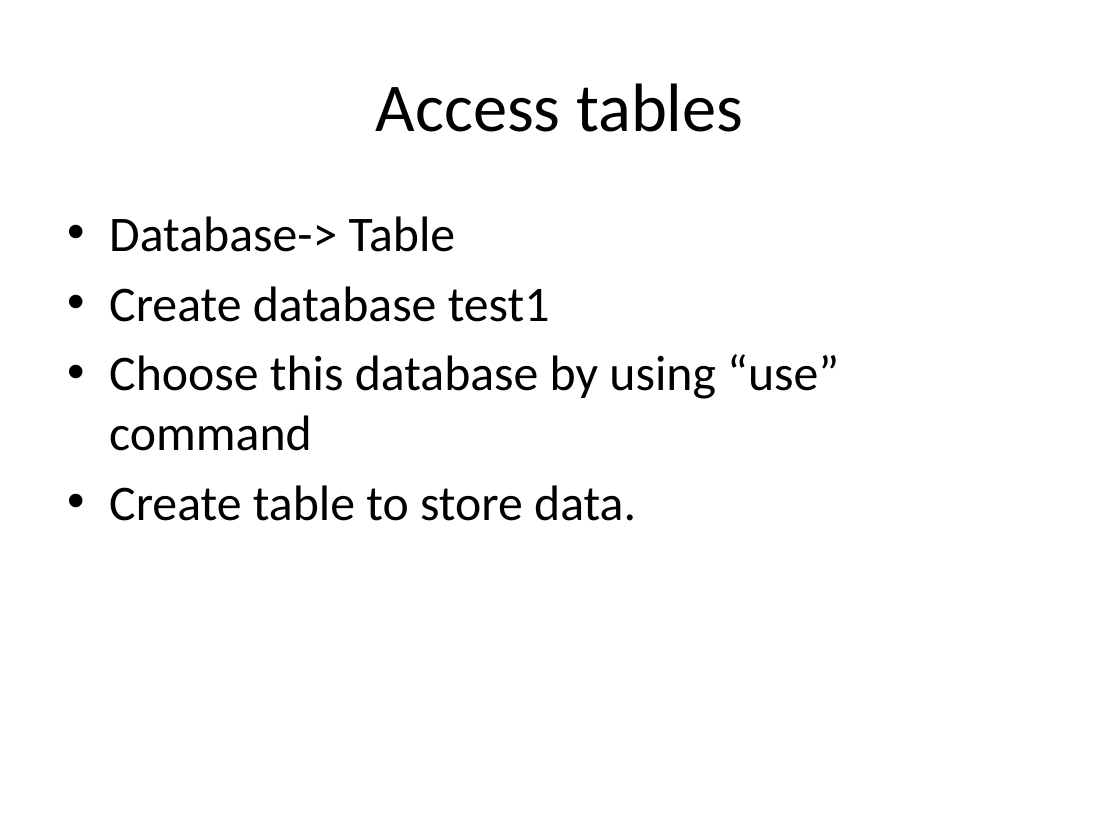
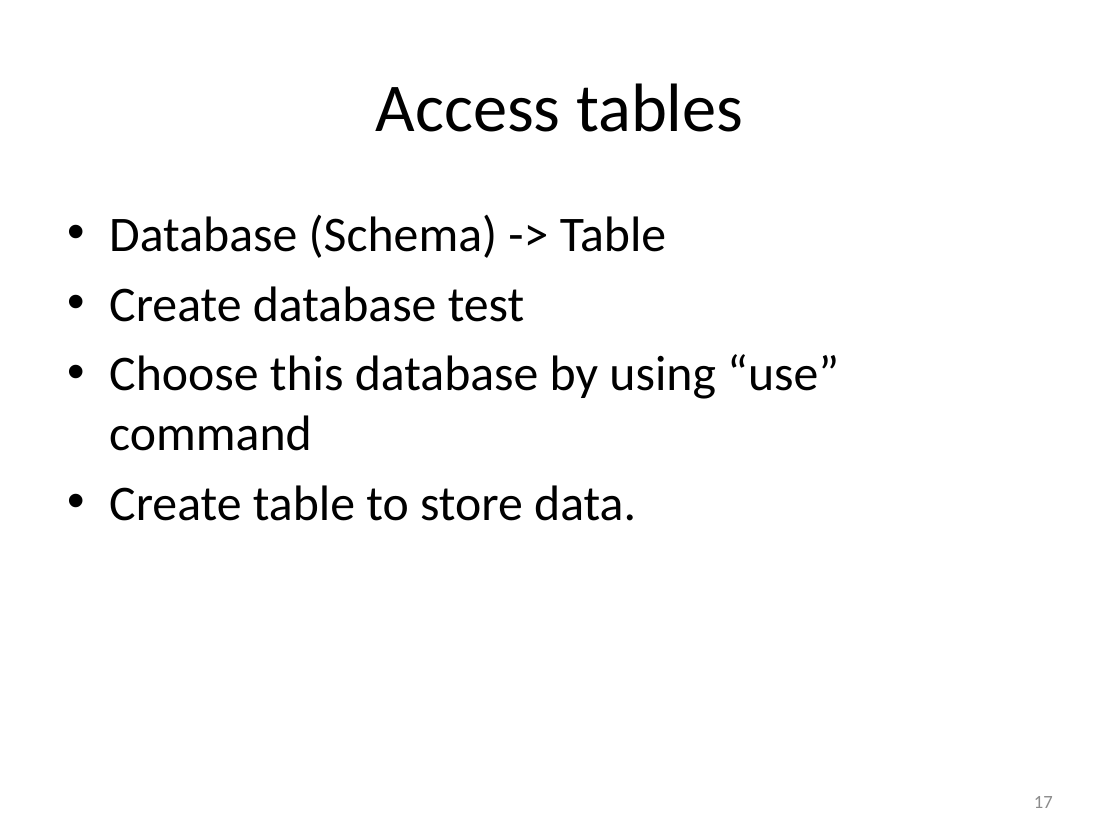
Before and after one commit to cniedotus/Python_scrape, a slide deck: slide 17 of Python Tutorial.pptx. Drawn at 1120x840 pixels with LibreOffice and Linux fonts; fonts in the diff are those of the drawing. Boxes give left, top, right and bottom in pixels: in the first picture for what was removed or moved away, otherwise in the second. Text is boxed around its words. In the diff, an @@ line names an element or a change of style, - is before the commit and + after.

```diff
--- a/Python Tutorial.pptx
+++ b/Python Tutorial.pptx
@@ text at <box>109,215,666,322</box>: text changed @@
-• Database-> Table
-• Create database test1
+• Database (Schema) -> Table
+• Create database test
@@ page number added at <box>1034,796,1053,808</box>, 12 pt, text #8C8C8C @@
+17
```
Also in this commit, not shown: 24 other slides changed, 4 slides added, 6 slides removed, 4 other files.
